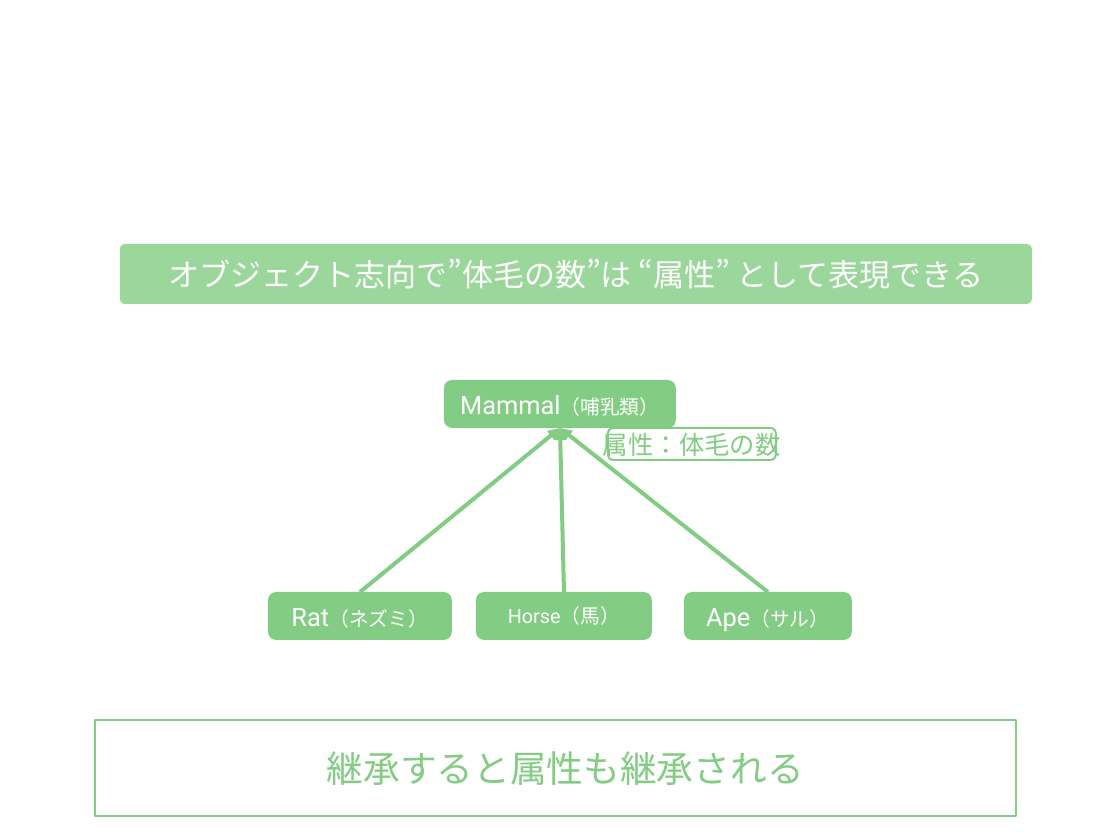
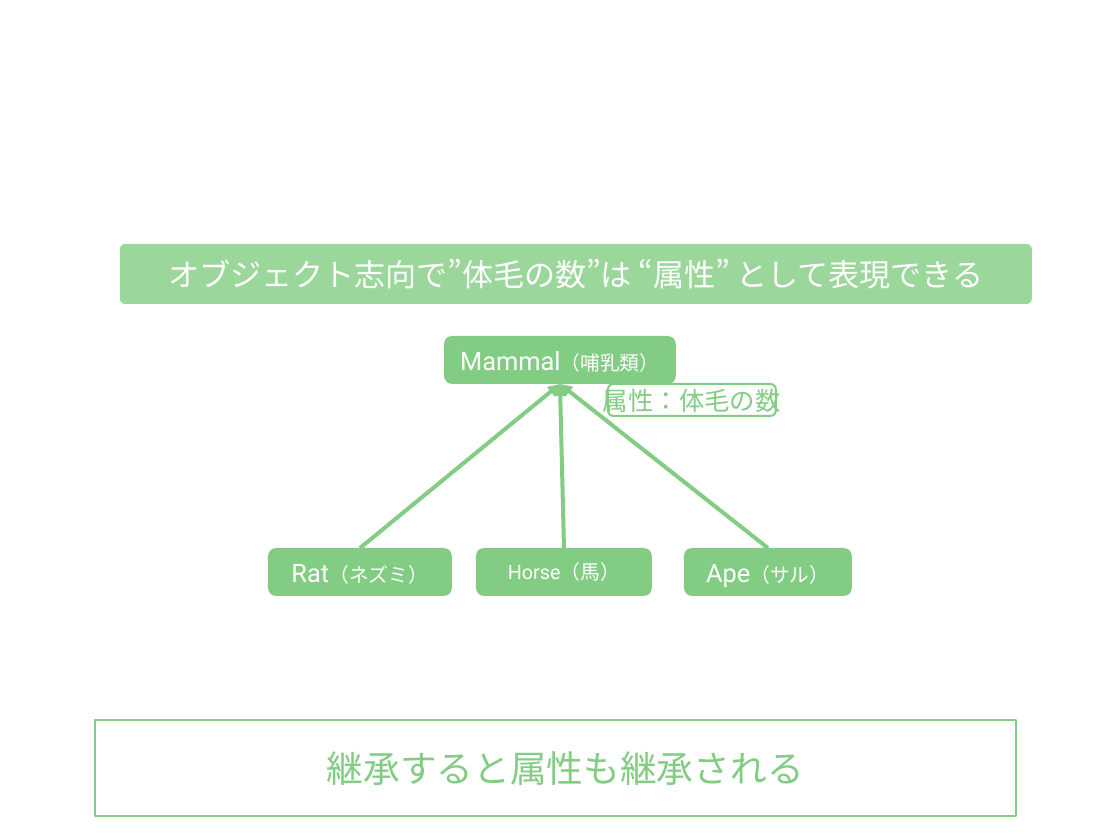
Before and after one commit to gramin-programming/kids-programming-resource, a slide deck: slide 11 of Java の抽象クラス・インタフェース・無名クラスを理解しよう.odp. Drawn at 1120x840 pixels with LibreOffice and Linux fonts; fonts in the diff are those of the drawing; background and template pictures are left out. Boxes give left, top, right and bottom in pixels: in the first picture for what was removed or moved away, otherwise in the second. Text is boxed around its words. In the diff, an @@ line names an element or a change of style, - is before the commit and + after.

```diff
--- a/Java の抽象クラス・インタフェース・無名クラスを理解しよう.odp
+++ b/Java の抽象クラス・インタフェース・無名クラスを理解しよう.odp
@@ 5 rounded rectangles, 3 arrows: place and size @@
-5 rounded rectangles, 3 arrows at (268,380,852,640)
+5 rounded rectangles, 3 arrows at (268,336,852,596)
```
Also in this commit, not shown: 30 other slides changed, 1 slide added, 1 other file.
